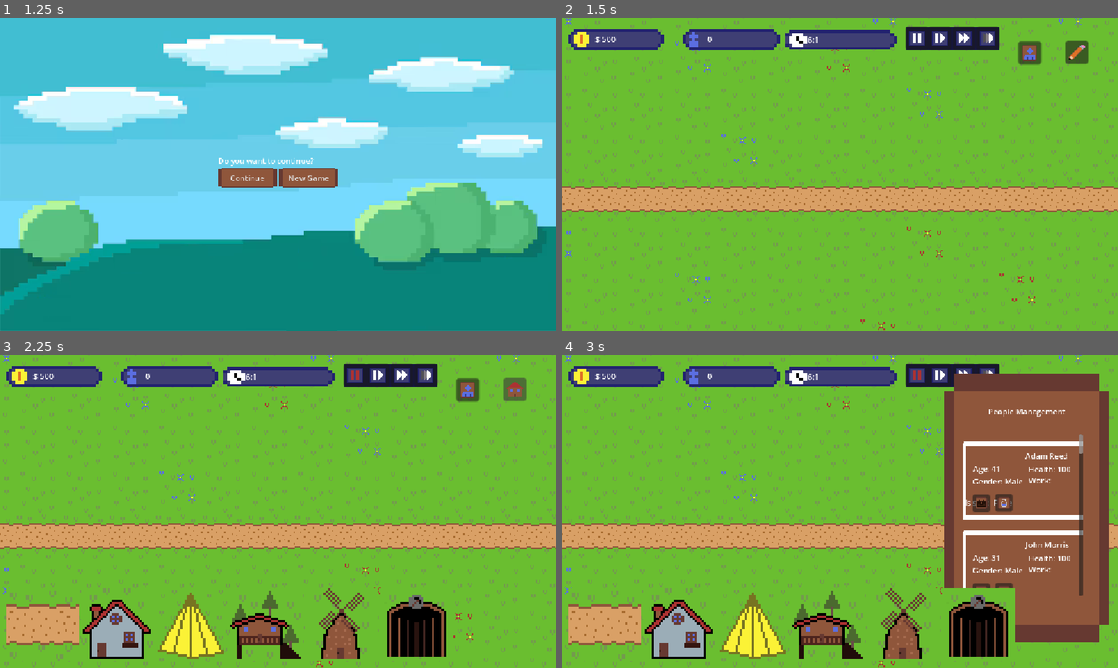
Above: before the commit, frames 1-4 (two rows, left to right).
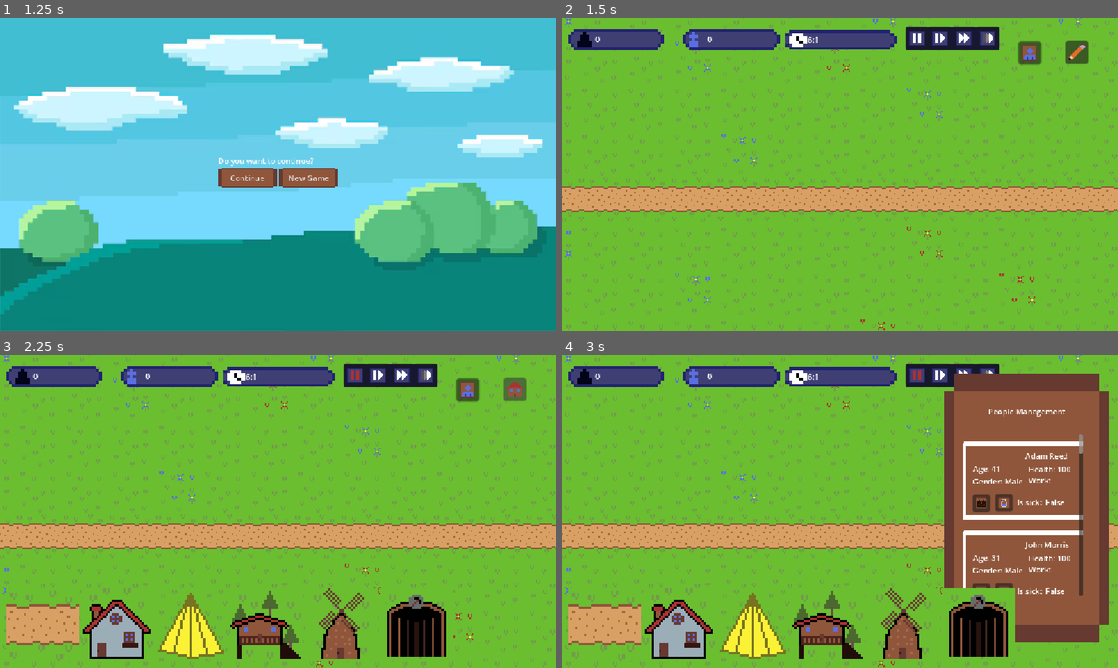
Above: after the commit, the same moments.

Repository: Dev-Karol1111/village
Game: Godot game, scene res://scenes/ui/menu.tscn
Same seed, same stepped clock (60 frames per second), same inputs: the game is played once before the commit and once after it.
Inputs (mouse positions are in pixels of both pictures, inside the frame that each line leads up to):
- Up to frame 1 (1.25 s): click "PLAY" at 0.5 s
- Up to frame 2 (1.5 s): click "New Game" at 1.25 s
- Up to frame 3 (2.25 s): click (517, 389) at 2 s
- Up to frame 4 (3 s): click (1029, 389) at 2.75 s

Frame 1 is identical in both runs. In frame 2, 0.2% of the frame differs, in the area x 2-10%, y 4-10%; in frame 3, 0.2%; in frame 4, 0.3%, in the area x 2-91%, y 4-77%.

Commit message:
Add history - day 4

Diff:
--- a/resources/Translation.csv
+++ b/resources/Translation.csv
@@ -109,3 +109,5 @@
 sickness, Sickness, Choroba
 one adult is sick, One adult is sick, Jeden dorosły jest chory
 natural medicine, Natural Medicine, Ziołolecznictwo
+young chosen, Young Chosen, Młody wybraniec
+the oldest child will collect points, The oldest child will collect points, Najstarsze dziecko bedzie zbierać punkty
--- a/resources/unlocking_timeline.tres
+++ b/resources/unlocking_timeline.tres
@@ -64,7 +64,22 @@
 message_title = "sickness"
 metadata/_custom_type_script = "uid://ysa21cm71y3h"
 
+[sub_resource type="Resource" id="Resource_1v25u"]
+script = ExtResource("3_sia6l")
+hours = 8
+days = 6
+metadata/_custom_type_script = "uid://dhydnakgojmoc"
+
+[sub_resource type="Resource" id="Resource_x4ghd"]
+script = ExtResource("2_v857h")
+name = "young chosen"
+time = SubResource("Resource_1v25u")
+message_title = "young chosen"
+message_text = "the oldest child will collect points"
+millstone = "young chosen"
+metadata/_custom_type_script = "uid://ysa21cm71y3h"
+
 [resource]
 script = ExtResource("1_yd4ik")
-unlock = Array[ExtResource("2_v857h")]([SubResource("Resource_4nfih"), SubResource("Resource_03227"), SubResource("Resource_b7rl8"), SubResource("Resource_7sj0m")])
+unlock = Array[ExtResource("2_v857h")]([SubResource("Resource_4nfih"), SubResource("Resource_03227"), SubResource("Resource_b7rl8"), SubResource("Resource_7sj0m"), SubResource("Resource_x4ghd")])
 metadata/_custom_type_script = "uid://bykcmpxw8wmje"
--- a/resources/works/treatment.tres
+++ b/resources/works/treatment.tres
@@ -5,7 +5,8 @@
 
 [sub_resource type="Resource" id="Resource_1xhde"]
 script = ExtResource("2_rvmos")
-hours = 5
+minutes = 30
+hours = 4
 metadata/_custom_type_script = "uid://dhydnakgojmoc"
 
 [resource]
--- a/scenes/ui/edit_mode.tscn
+++ b/scenes/ui/edit_mode.tscn
@@ -302,20 +302,20 @@
 offset_bottom = 58.0
 text = "0"
 
-[node name="moneys" type="TextureRect" parent="UI" unique_id=1652185517]
+[node name="points" type="TextureRect" parent="UI" unique_id=1652185517]
 offset_left = 12.0
 offset_top = -3.0
 offset_right = 212.0
 offset_bottom = 97.0
 texture = SubResource("AtlasTexture_4kt5k")
 
-[node name="Label" type="Label" parent="UI/moneys" unique_id=342333752]
+[node name="Label" type="Label" parent="UI/points" unique_id=342333752]
 layout_mode = 0
 offset_left = 57.0
 offset_top = 35.0
 offset_right = 175.0
 offset_bottom = 58.0
-text = "$ 0"
+text = " 0"
 
 [node name="timeManagment" type="ColorRect" parent="." unique_id=1948071759]
 offset_left = 712.0
--- a/scenes/ui/person_data.tscn
+++ b/scenes/ui/person_data.tscn
@@ -66,14 +66,10 @@
 [node name="is_sick_label" type="Label" parent="." unique_id=1991995531]
 layout_mode = 1
 anchors_preset = -1
-anchor_left = 0.41400003
-anchor_top = 0.683
-anchor_right = 0.41400003
-anchor_bottom = 0.683
-offset_left = -0.028007507
-offset_top = 7.0599976
-offset_right = 39.971992
-offset_bottom = 30.059998
+offset_left = 109.0
+offset_top = 129.0
+offset_right = 231.0
+offset_bottom = 152.0
 text = "Is sick:                 "
 
 [node name="work_acces" type="Button" parent="." unique_id=708058176]
--- a/scripts/autoload/game_events_managment.gd
+++ b/scripts/autoload/game_events_managment.gd
@@ -46,6 +46,17 @@
 	elif event_name == "sickness":
 		Signals.add_information.emit("error", tr("sickness"), tr("one adult is sick"))
 		random_person("adult").is_sick = true
+	elif event_name == "young chosen":
+		var max_age : People
+		for p in Managment.people:
+			if p.type == "child":
+				if !max_age:
+					max_age = p
+				else:
+					if p.age > max_age.age:
+						max_age = p
+
+		Managment.chosen_child = max_age
 
 func random_person(person_type := "") -> People:
 	var randoming = true
--- a/scripts/autoload/managment.gd
+++ b/scripts/autoload/managment.gd
@@ -51,6 +51,10 @@
 var canvas_layer: CanvasLayer
 
 var continue_preevious_game : bool
+
+# LegacyPoints collecting by chosen child for future evolution, avaible from 6th day
+var legacy_points := 0
+var chosen_child : People
 
 func _ready() -> void:
 	canvas_layer = CanvasLayer.new()
--- a/scripts/autoload/people_managment.gd
+++ b/scripts/autoload/people_managment.gd
@@ -112,6 +112,12 @@
 						are_all_greybeard_in_hut = false
 		if !are_all_greybeard_in_hut:
 			Signals.add_information.emit("warning", tr("hut"), tr("greybeard hut warning"))
+
+	# SECTION - LegacyPoints
+
+	if Managment.chosen_child and Managment.chosen_child.healt >= 80:
+		Managment.legacy_points += 1
+
 	Signals.data_changed_ui.emit()
 
 func kill_person(person_name : String = ""):
--- a/scripts/ui/ui.gd
+++ b/scripts/ui/ui.gd
@@ -1,6 +1,6 @@
 extends Node
 
-@onready var money_label : Label = $moneys/Label
+@onready var money_label : Label = $points/Label
 @onready var people_label : Label = $people/Label
 
 # Called when the node enters the scene tree for the first time.
@@ -10,5 +10,5 @@
 
 
 func update_data():
-	money_label.text = "$ %s" % Managment.money
+	money_label.text = "%s" % Managment.legacy_points
 	people_label.text = "%s" % Managment.people_count
Binary file changed: assets/ui/ui-tileset.png
Binary file changed: resources/Translation.en.translation
Binary file changed: resources/Translation.pl.translation
